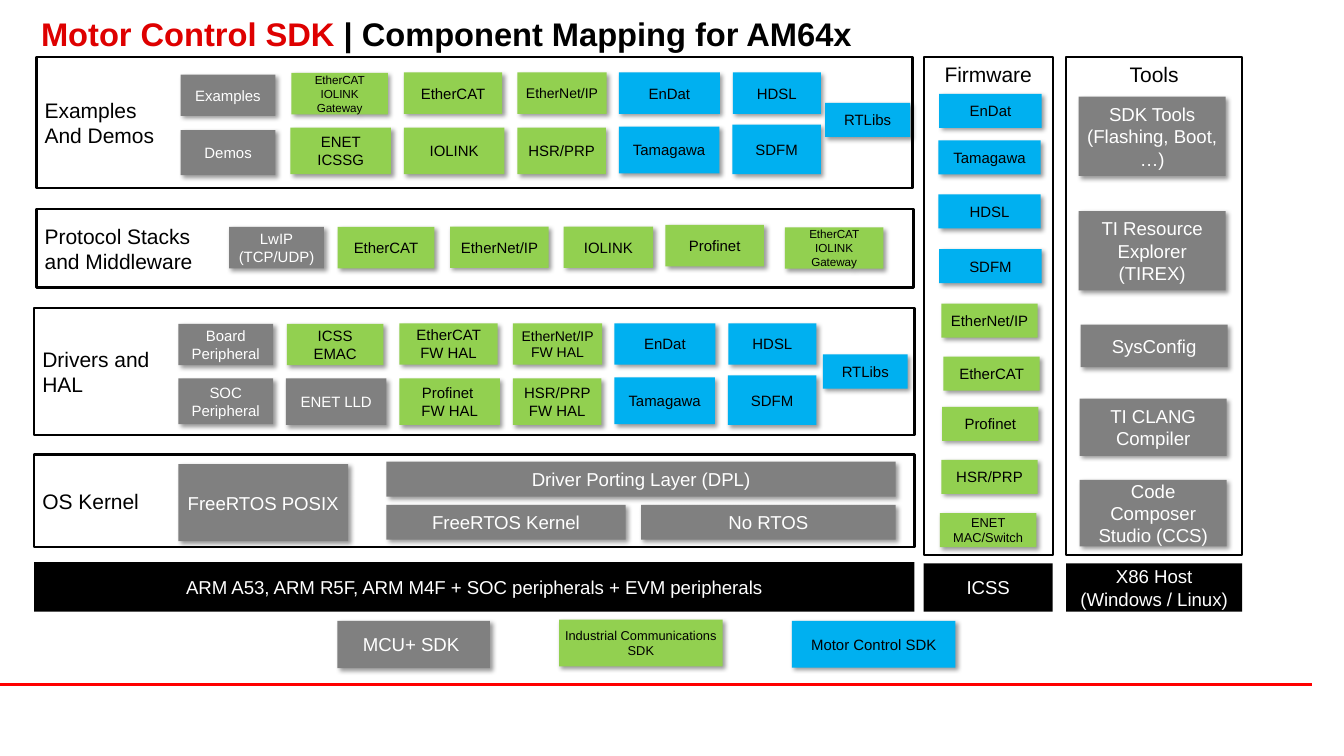
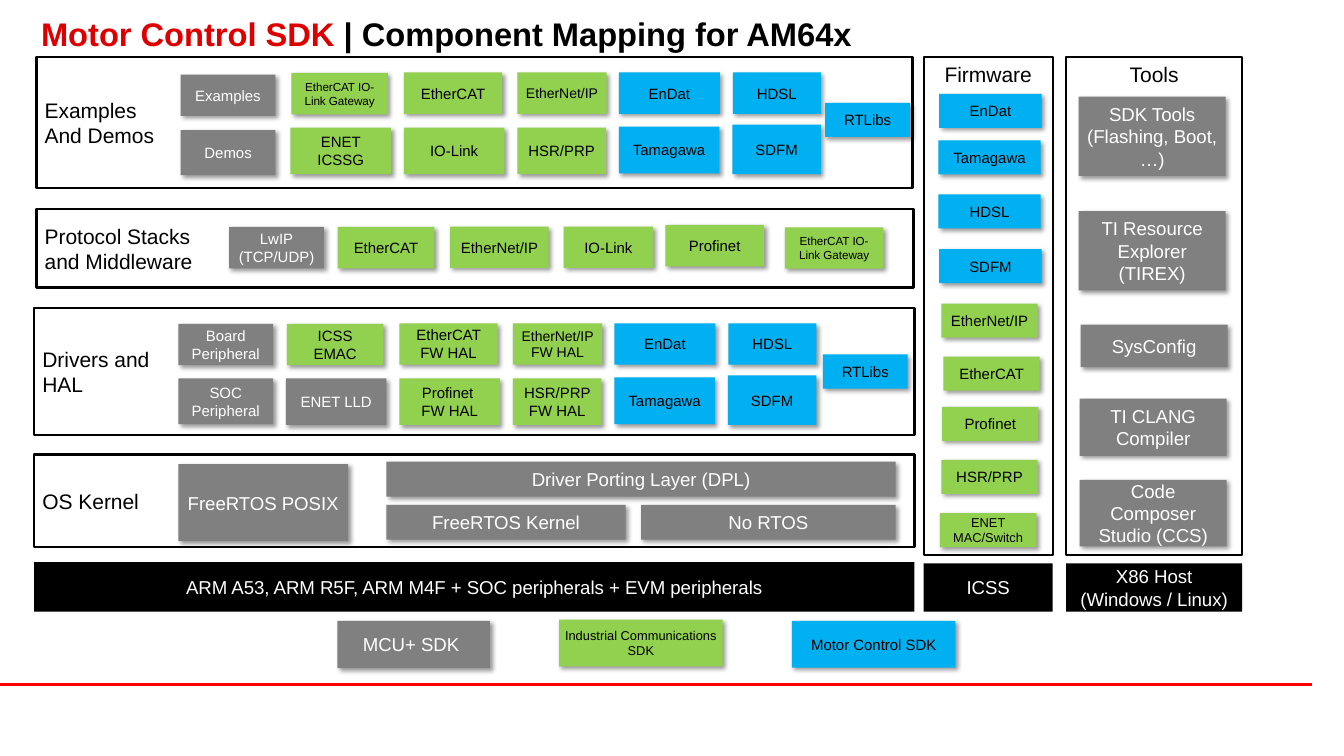
Before and after one commit to TexasInstruments/motor-control-sdk, a slide deck: slide 10 of docs_src/docs/api_guide/images/images.pptx. Drawn at 1344x756 pixels with LibreOffice and Linux fonts; fonts in the diff are those of the drawing; background and template pictures are left out. Boxes give left, top, right and bottom in pixels: in the first picture for what was removed or moved away, otherwise in the second. Text is boxed around its words. In the diff, an @@ line names an element or a change of style, - is before the commit and + after.

```diff
--- a/docs_src/docs/api_guide/images/images.pptx
+++ b/docs_src/docs/api_guide/images/images.pptx
@@ text in rectangle at [305, 82, 375, 108]: text changed @@
-EtherCAT IOLINK Gateway
+EtherCAT IO-Link Gateway
@@ text in rectangle at [430, 145, 478, 156]: text changed @@
-IOLINK
+IO-Link
@@ text in rectangle at [799, 236, 869, 262]: text changed @@
-EtherCAT IOLINK Gateway
+EtherCAT IO-Link Gateway
@@ text in rectangle at [584, 242, 632, 253]: text changed @@
-IOLINK
+IO-Link
```
Also in this commit, not shown: 3 other slides changed, 3 other files.
